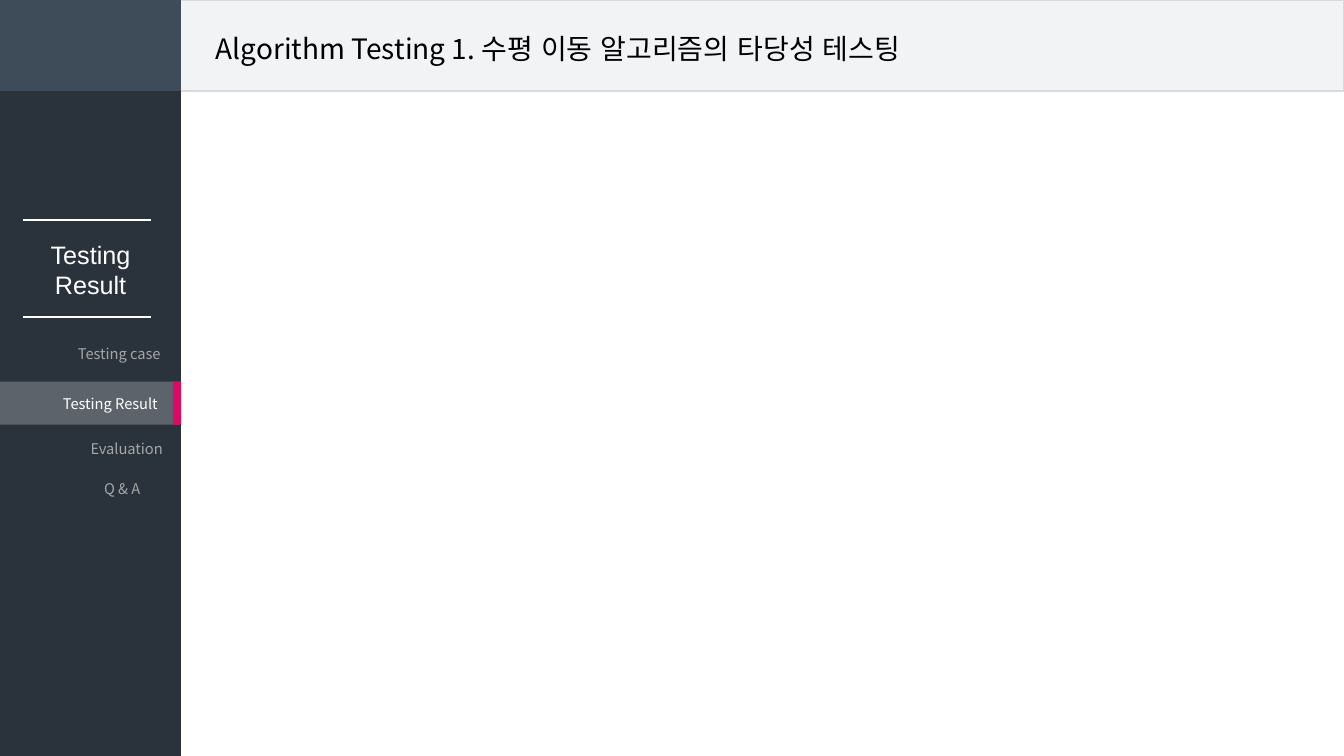
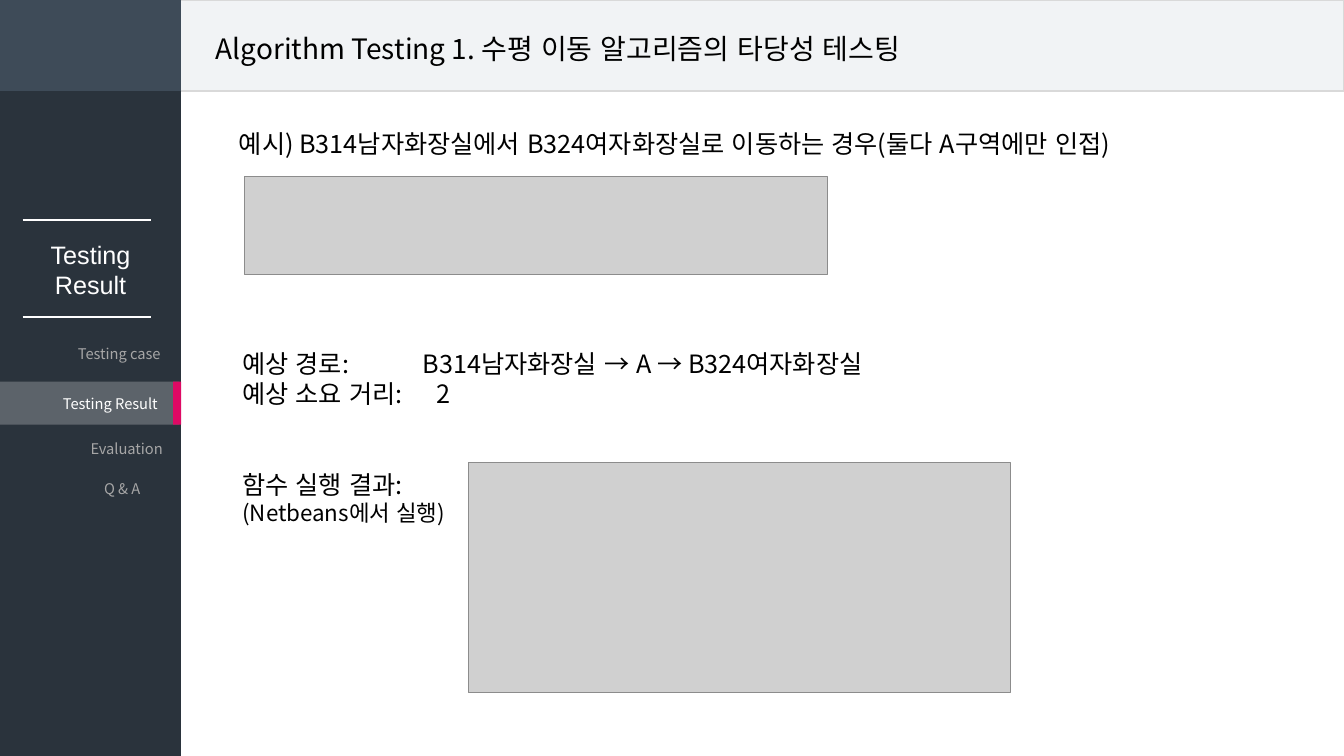
Before and after one commit to DDoGuSulGye/Presentation, a slide deck: slide 17 of Presentation Data/05. Testing & Evaluation.pptx (slide 13 before the commit). Drawn at 1344x756 pixels with LibreOffice and Linux fonts; fonts in the diff are those of the drawing; grey boxes stand for pictures. Boxes give left, top, right and bottom in pixels: in the first picture for what was removed or moved away, otherwise in the second. Text is boxed around its words. In the diff, an @@ line names an element or a change of style, - is before the commit and + after.

```diff
--- a/Presentation Data/05. Testing & Evaluation.pptx
+++ b/Presentation Data/05. Testing & Evaluation.pptx
@@ text added at bbox=[239, 132, 1110, 158], 18 pt, text #000000 @@
+예시) B314남자화장실에서 B324여자화장실로 이동하는 경우(둘다 A구역에만 인접)
@@ picture added at bbox=[244, 176, 827, 275] @@
@@ text added at bbox=[242, 352, 862, 526], 18 pt, text #000000 @@
+예상 경로: B314남자화장실 → A → B324여자화장실
+예상 소요 거리: 2
+함수 실행 결과:
+(Netbeans에서 실행)
@@ picture added at bbox=[469, 463, 1010, 694] @@
```
Also in this commit, not shown: 10 other slides changed, 6 slides added, 1 slide removed, 5 other files.
